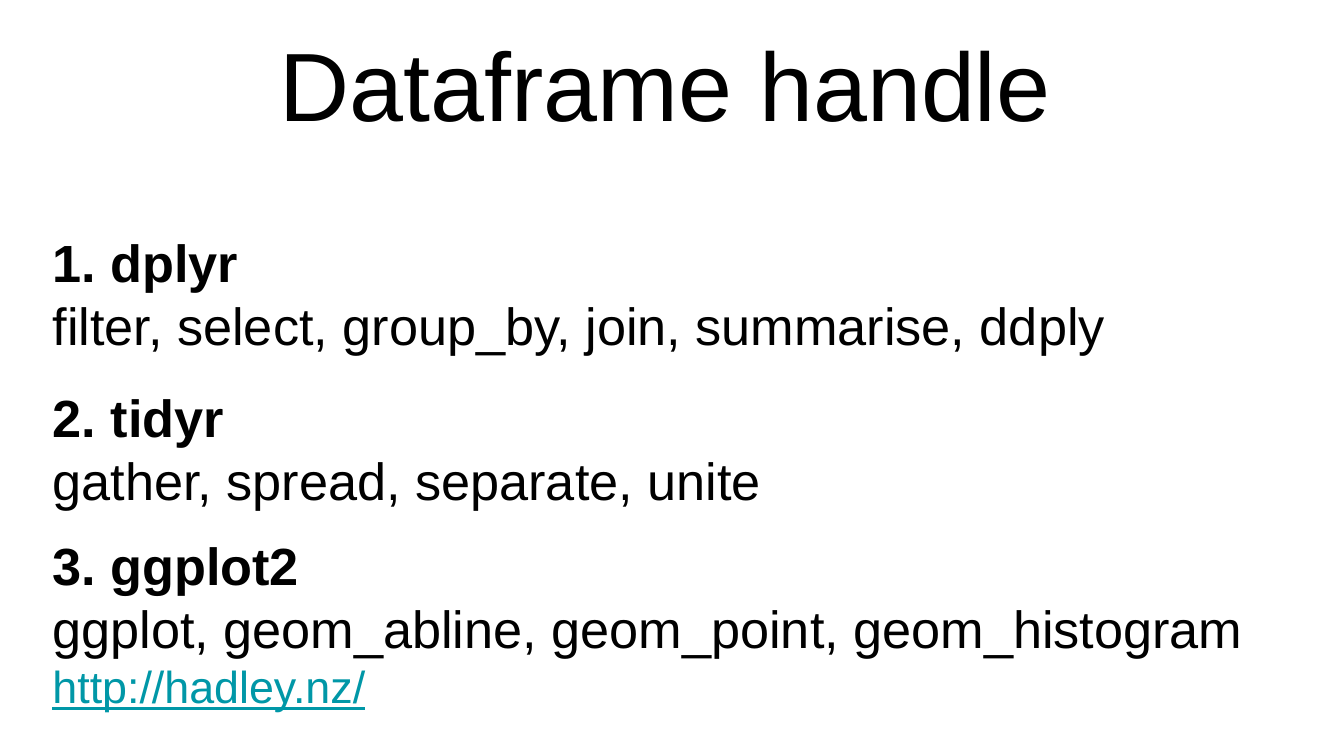
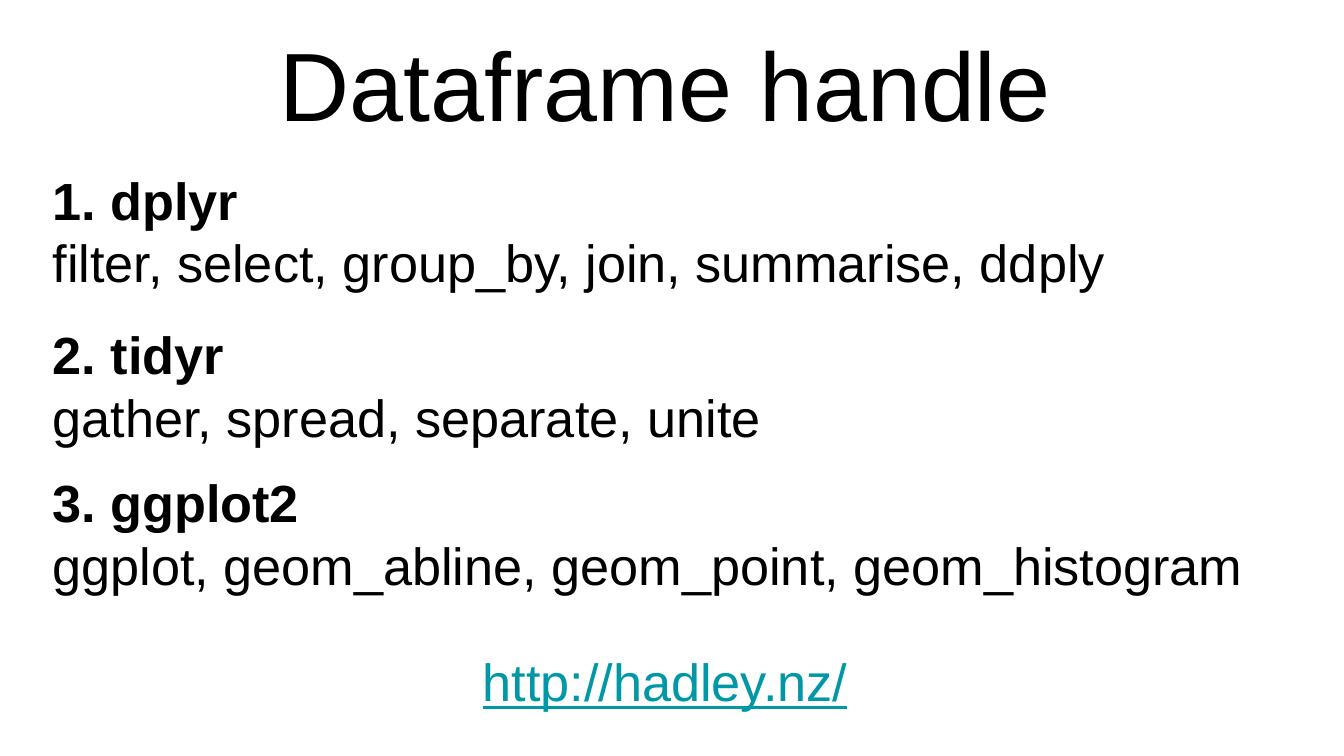
Before and after one commit to jinfuchen/R-model, a slide deck: slide 5 of R model.pptx. Drawn at 1344x756 pixels with LibreOffice and Linux fonts; fonts in the diff are those of the drawing. Boxes give left, top, right and bottom in pixels: in the first picture for what was removed or moved away, otherwise in the second. Text is boxed around its words. In the diff, an @@ line names an element or a change of style, - is before the commit and + after.

```diff
--- a/R model.pptx
+++ b/R model.pptx
@@ subtitle "1. dplyr": place and size @@
-subtitle "1. dplyr" at bbox=[53, 244, 1105, 355]
+subtitle "1. dplyr" at bbox=[53, 182, 1105, 293]
@@ text "2. tidyr": place and size @@
-text "2. tidyr" at bbox=[53, 399, 761, 510]
+text "2. tidyr" at bbox=[53, 336, 761, 447]
@@ text "3. ggplot2": place and size @@
-text "3. ggplot2" at bbox=[52, 547, 1242, 712]
+text "3. ggplot2" at bbox=[52, 484, 1242, 595]
@@ text at bbox=[52, 670, 365, 712]: paragraph removed @@
-http://hadley.nz/
@@ text added at bbox=[483, 663, 848, 711], 28 pt, text #0097A7, underline @@
+http://hadley.nz/
```
Also in this commit, not shown: 12 other slides changed, 5 slides added, 1 other file.
